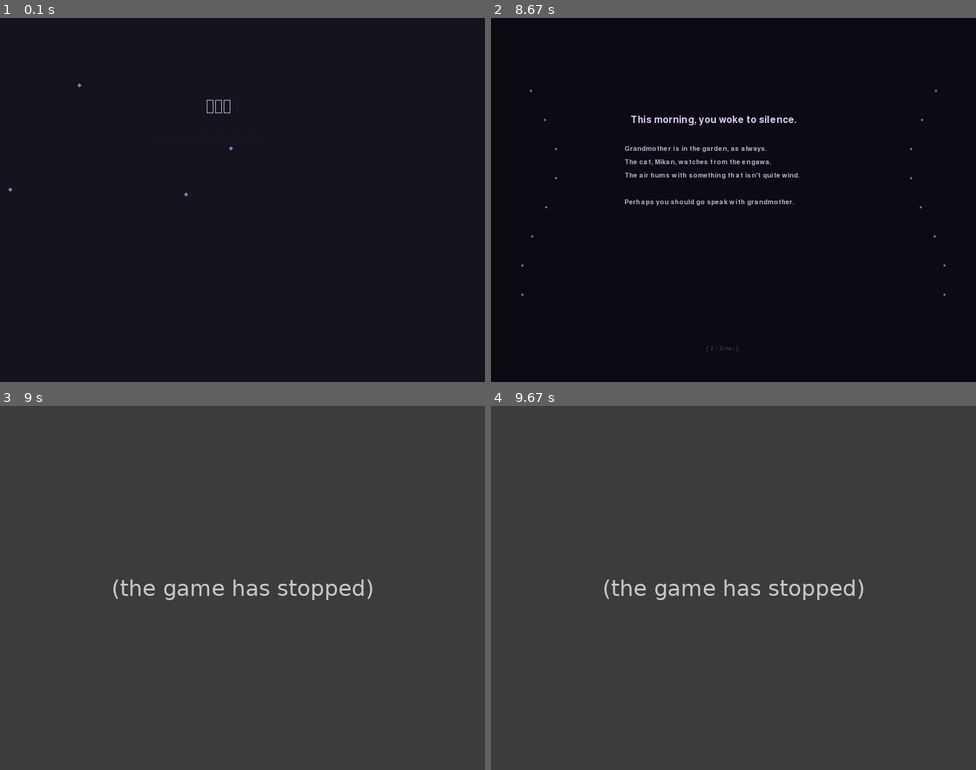
Above: before the commit, frames 1-4 (two rows, left to right).
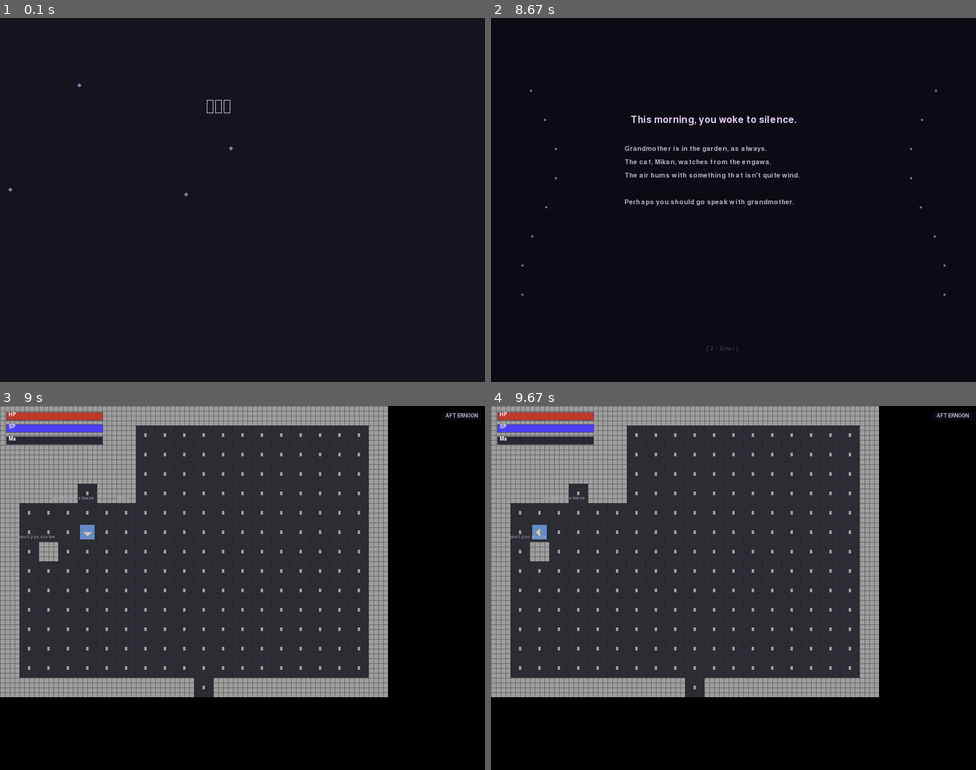
Above: after the commit, the same moments.

Repository: magilemonai/bangled_ocelot
Game: pygame game, started from main.py
The game is run twice, just before and just after one commit, with the same random seed, the same clock (stepped at 60 frames per second) and the same inputs.
Inputs:
- Up to frame 1 (0.1 s): no input
- Up to frame 2 (8.67 s): hold Right 0.33-0.8 s; tap I at 0.83 s; tap Enter at 1.67, 3.4, 7.3 s; hold Left 2-2.53 s; tap Z at 4.8 s; tap X at 6.13, 8.53 s
- Up to frame 3 (9 s): tap Backspace at 8.87 s
- Up to frame 4 (9.67 s): hold Left 9.2-9.6 s; hold Left from 9.63 s (still down)

Frames 1-2 are identical in both runs. In frame 3, 57% of the frame differs, in the area x 0-100%, y 0-100%; in frame 4, 57%.
Before the commit the program exited at 8.87 s; later frames show no game.

Commit message:
Fix IndexError in IntroScene render when passage index exceeds list
The render() method was called after handle_input incremented
_passage_index past the end of _PASSAGES but before the scene
transition event was processed. Add a bounds check at the top
of render().

https://claude.ai/code/session_01FmsWWHbM1AzBRMcXV2WQMv

Diff:
--- a/src/engine/scene_manager.py
+++ b/src/engine/scene_manager.py
@@ -1287,6 +1287,8 @@
         self._fully_revealed = False
 
     def render(self, renderer: Any) -> None:
+        if self._passage_index >= len(self._PASSAGES):
+            return
         if hasattr(renderer, "render_intro"):
             heading, body = self._PASSAGES[self._passage_index]
             renderer.render_intro(
